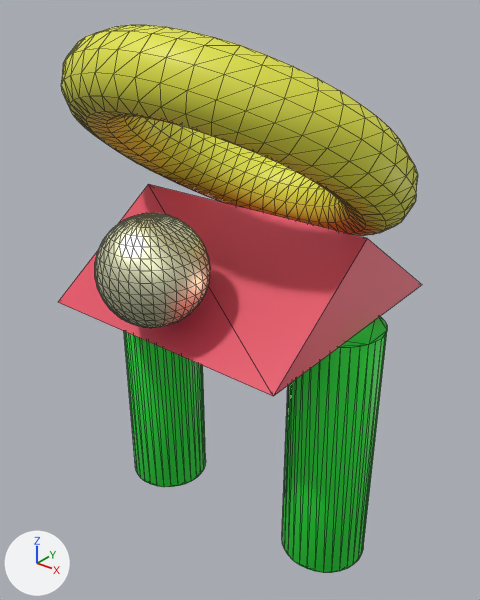
The glTF model assets/models/enemy_4.glb, before and after one commit.
Camera for both pictures: a camera (50 mm lens) standing at (1.43, -1.87, 1.53) and looking at (0.03, -0.12, 0.45). Every picture has the same lights, and +X, +Y and +Z are marked at lower left. The picture after the commit comes second. Mesh edges are drawn as thin lines. Where no turn or scale is listed for an object, it has been applied to the vertices. Vertices at exactly the same position are counted once.

The scene before the commit, as lines of its bpy script (objects in view):
```python
me_cube_001 = bpy.data.meshes.new('Cube.001')
me_cube_001.from_pydata([(0.497, 0.0, 0.171), (0.497, 0.497, -0.171), (0.497, -0.497, -0.171), (-0.497, 0.0, 0.171), (-0.497, 0.497, -0.171), (-0.497, -0.497, -0.171)], [], [(2, 0, 3), (2, 3, 5), (5, 3, 4), (4, 1, 2), (4, 2, 5), (1, 0, 2), (4, 3, 0), (4, 0, 1)])
me_cube_001.materials.append(mat_material_001)  # red #e74a61
me_トーラス = bpy.data.meshes.new('トーラス')
me_トーラス.from_pydata(...)  # 576 vertices, 1152 faces; spans x -0.622..0.622, y -0.536..0.536, z -0.402..0.402
me_トーラス.materials.append(mat_マテリアル)  # yellow #e5e746
me_円柱 = bpy.data.meshes.new('円柱')
me_円柱.from_pydata(...)  # a 32-sided cylinder along z spanning x -0.169..0.169, y -0.169..0.169, z -0.509..0.509
me_円柱.materials.append(mat_マテリアル_002)  # green #21e739
me_円柱_001 = bpy.data.meshes.new('円柱.001')
me_円柱_001.from_pydata(...)  # a 32-sided cylinder along z spanning x -0.169..0.169, y -0.169..0.169, z -0.509..0.509
me_円柱_001.materials.append(mat_マテリアル_001)  # green #27e73f
me_球 = bpy.data.meshes.new('球')
me_球.from_pydata(...)  # a UV sphere (32 segments, 16 rings, poles along z) spanning x -1.0..1.0, y -1.0..1.0, z -1.0..1.0
me_球.materials.append(mat_マテリアル_003)  # pale yellow #feffd7
ob_body = bpy.data.objects.new('body', me_cube_001)
ob_body.location = (-0.003, -0.048, 0.607)
ob_color_ball = bpy.data.objects.new('color_ball', me_球)
ob_color_ball.location = (-0.003, -0.52, 0.691)
ob_color_ball.scale = (0.182, 0.182, 0.182)
ob_head_ring = bpy.data.objects.new('head_ring', me_トーラス)
ob_head_ring.location = (-0.003, -0.083, 1.01)
ob_leg_left = bpy.data.objects.new('leg_left', me_円柱)
ob_leg_left.location = (0.408, -0.042, -0.071)
ob_leg_right = bpy.data.objects.new('leg_right', me_円柱_001)
ob_leg_right.location = (-0.427, -0.083, -0.071)
```
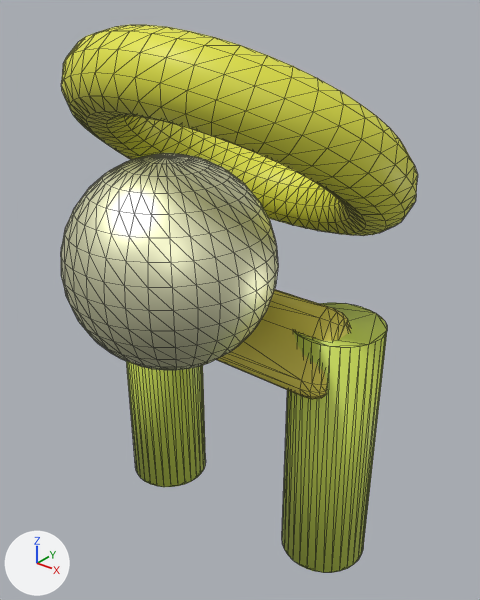
Where the newer file only moved an object's origin or applied its transform, the numbers keep the older frame.

The change in detail:
Material 'leg' (mat_leg) is new.
Its base color is (0.657, 0.8, 0.101) (green #d4e759).
Material 'body' (mat_body) is new.
Its base color is (0.8, 0.703, 0.0891) (yellow #e7da54).
me_円柱 has 64 vertices, 124 faces and spans x -0.169..0.169, y -0.169..0.169, z -0.509..0.509.
me_円柱 is used by ob_leg_left; location (0.408, -0.042, -0.071).
me_円柱 no longer uses material mat_マテリアル_002 (green #21e739).
me_円柱 part 1: its shading normals changed.
me_円柱 gains material mat_leg (green #d4e759).
me_円柱_001 has 64 vertices, 124 faces and spans x -0.169..0.169, y -0.169..0.169, z -0.509..0.509.
me_円柱_001 is used by ob_leg_right; location (-0.427, -0.083, -0.071).
me_円柱_001 no longer uses material mat_マテリアル_001 (green #27e73f).
me_円柱_001 part 2: its shading normals changed.
me_円柱_001 gains material mat_leg (green #d4e759).
Mesh me_立方体_001 is new.
It has 112 vertices, 220 faces and spans x -0.469..0.469, y -0.248..0.058, z 0.219..0.52.
It uses material mat_body (yellow #e7da54).
Object 'body' (ob_body) is deleted.
Object 'color_ball' (ob_color_ball) moves from (-0.003, -0.52, 0.691) to (-0.003, -0.438, 0.691).
Object 'color_ball' (ob_color_ball) is rescaled from (0.182, 0.182, 0.182) to (0.349, 0.349, 0.349).
Object '立方体' (ob_立方体) is new; it shows me_立方体_001.
Its location is (0.0, 0.0, 0.0).

Where the change shows, as pixel boxes [x1, y1, x2, y2] in the pictures (480 x 600 px):
'color_ball', moved, rescaled (88% wider, 88% taller)
    before: [95, 213, 210, 328]
    after: [61, 153, 278, 370]
'body', deleted (red)
    before: [58, 184, 421, 396]
'leg_left', recoloured, shading changed (lighter)
    both: [282, 317, 387, 573]
'leg_right', recoloured, shading changed (lighter)
    both: [126, 361, 206, 487]
'立方体', added (yellow)
    after: [216, 289, 351, 399]
